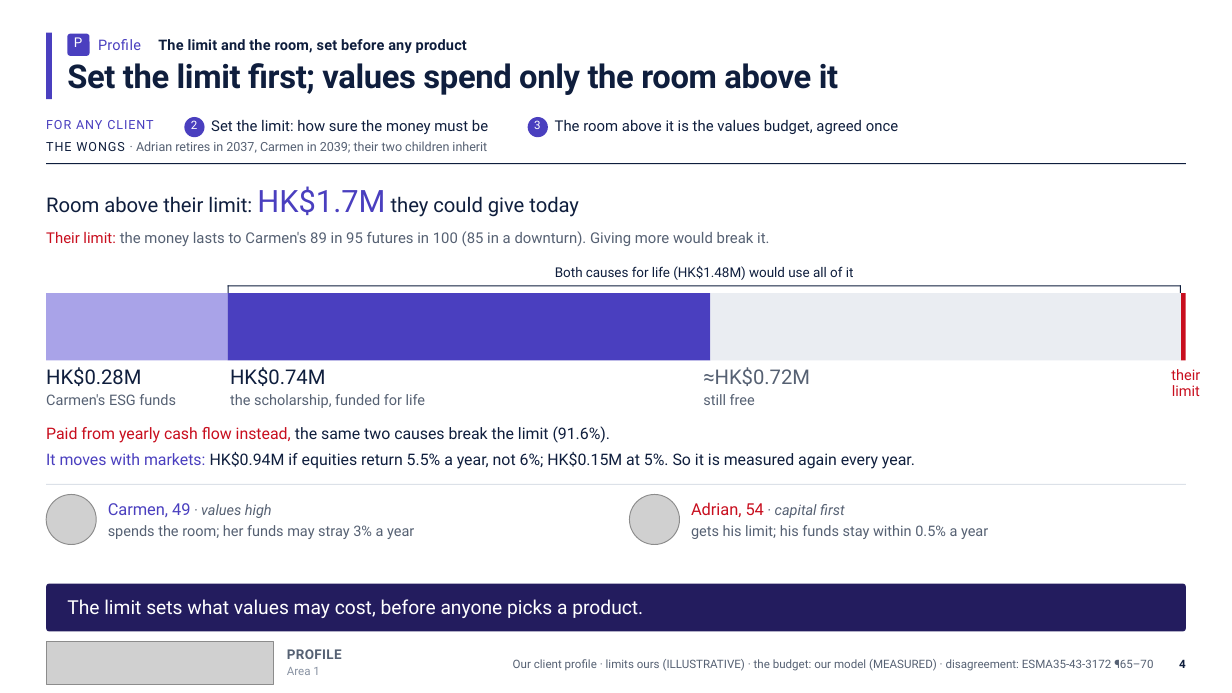
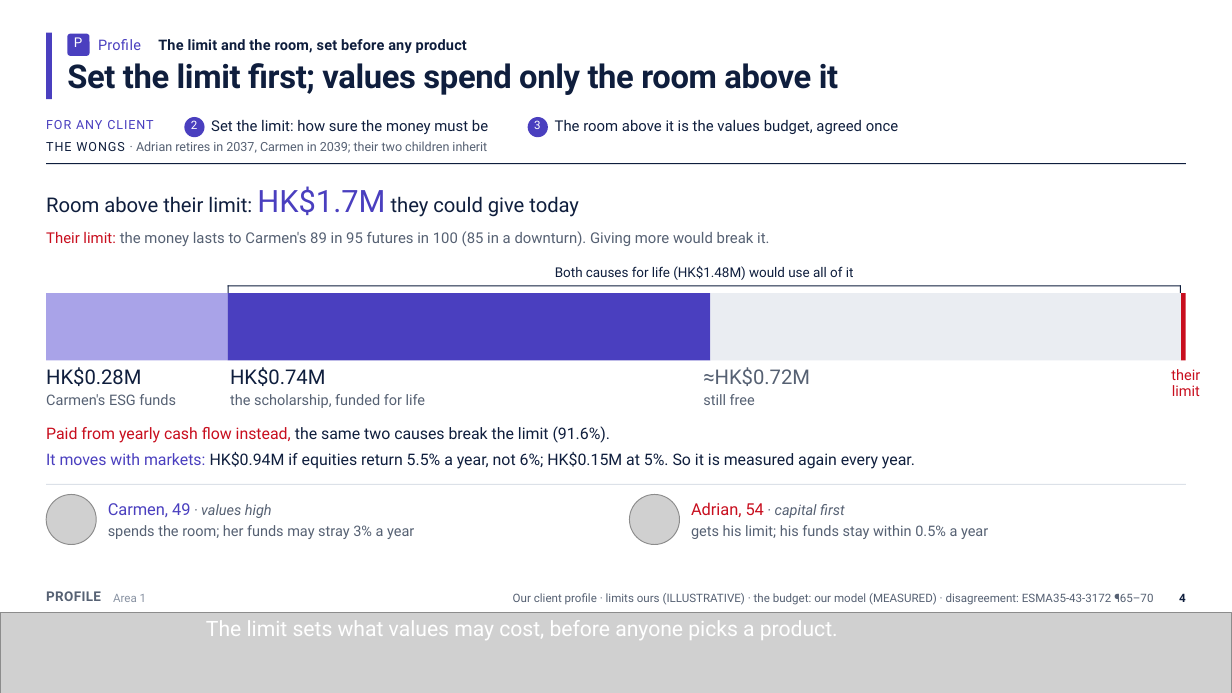
Before and after one commit to Peeradonn/finplan, a slide deck: slide 4 of Final/deck/Axis.pptx. Drawn at 1232x693 pixels with LibreOffice and Linux fonts; fonts in the diff are those of the drawing; grey boxes stand for pictures. Boxes give left, top, right and bottom in pixels: in the first picture for what was removed or moved away, otherwise in the second. Text is boxed around its words. In the diff, an @@ line names an element or a change of style, - is before the commit and + after.

```diff
--- a/Final/deck/Axis.pptx
+++ b/Final/deck/Axis.pptx
@@ text "PROFILE": place and size @@
-text "PROFILE" at box(287, 649, 342, 659)
+text "PROFILE" at box(46, 591, 101, 601)
@@ rounded rectangle removed at box(46, 584, 1186, 632) @@
@@ text "Area 1": place and size @@
-text "Area 1" at box(287, 667, 320, 675)
+text "Area 1" at box(113, 594, 147, 602)
@@ text "Our client profile · limits ...": place and size @@
-text "Our client profile · limits ..." at box(513, 659, 1153, 671)
+text "Our client profile · limits ..." at box(513, 593, 1153, 605)
@@ text "4": place and size @@
-text "4" at box(1179, 659, 1186, 668)
+text "4" at box(1179, 593, 1186, 602)
@@ picture added at box(0, 612, 1232, 693) @@
@@ text "The limit sets what values ...": place and size @@
-text "The limit sets what values ..." at box(67, 599, 643, 618)
+text "The limit sets what values ..." at box(206, 620, 838, 640)
@@ text "The limit sets what values ..." at box(206, 620, 838, 640): size 15 to 16.5 pt; line spacing 19.2pt to 20.6pt @@
@@ picture removed at box(46, 642, 274, 685) @@
```
Also in this commit, not shown: 7 other slides changed, 3 slides added, 2 slides removed, 10 other files.
